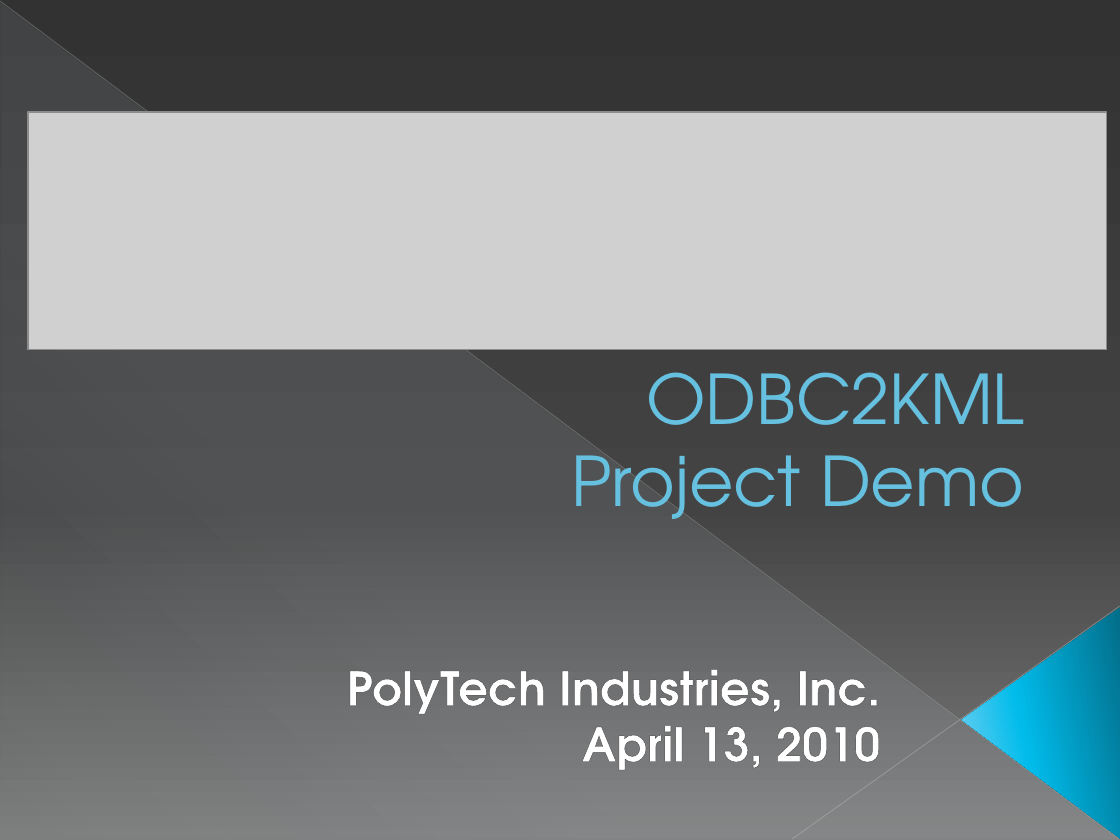
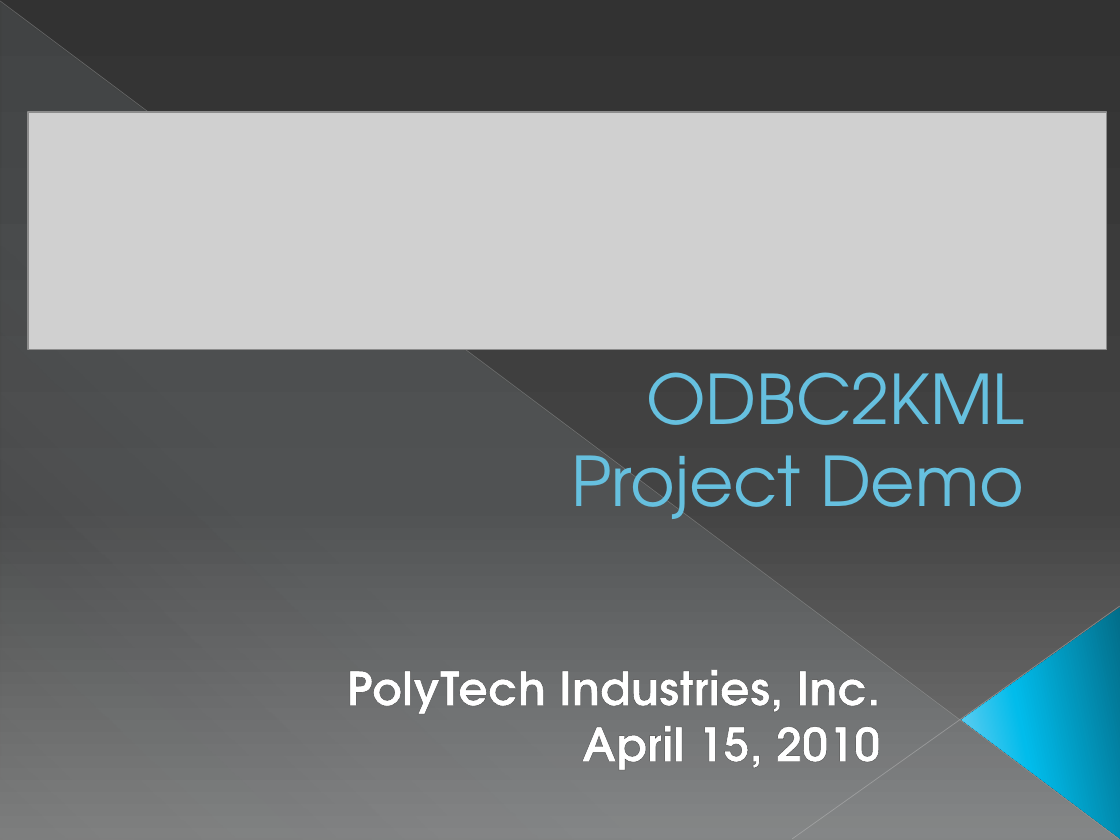
Before and after one commit to sweenr/odbc2kml, a slide deck: slide 1 of docs/ODBC2KML Demo Slides.pptx. Drawn at 1120x840 pixels with LibreOffice and Linux fonts; fonts in the diff are those of the drawing; grey boxes stand for pictures. Boxes give left, top, right and bottom in pixels: in the first picture for what was removed or moved away, otherwise in the second. Text is boxed around its words. In the diff, an @@ line names an element or a change of style, - is before the commit and + after.

```diff
--- a/docs/ODBC2KML Demo Slides.pptx
+++ b/docs/ODBC2KML Demo Slides.pptx
@@ subtitle at box(582, 726, 880, 770): text changed @@
-April 13, 2010
+April 15, 2010
```
Also in this commit, not shown: 13 other slides changed, 4 slides added, 2 slides removed.
